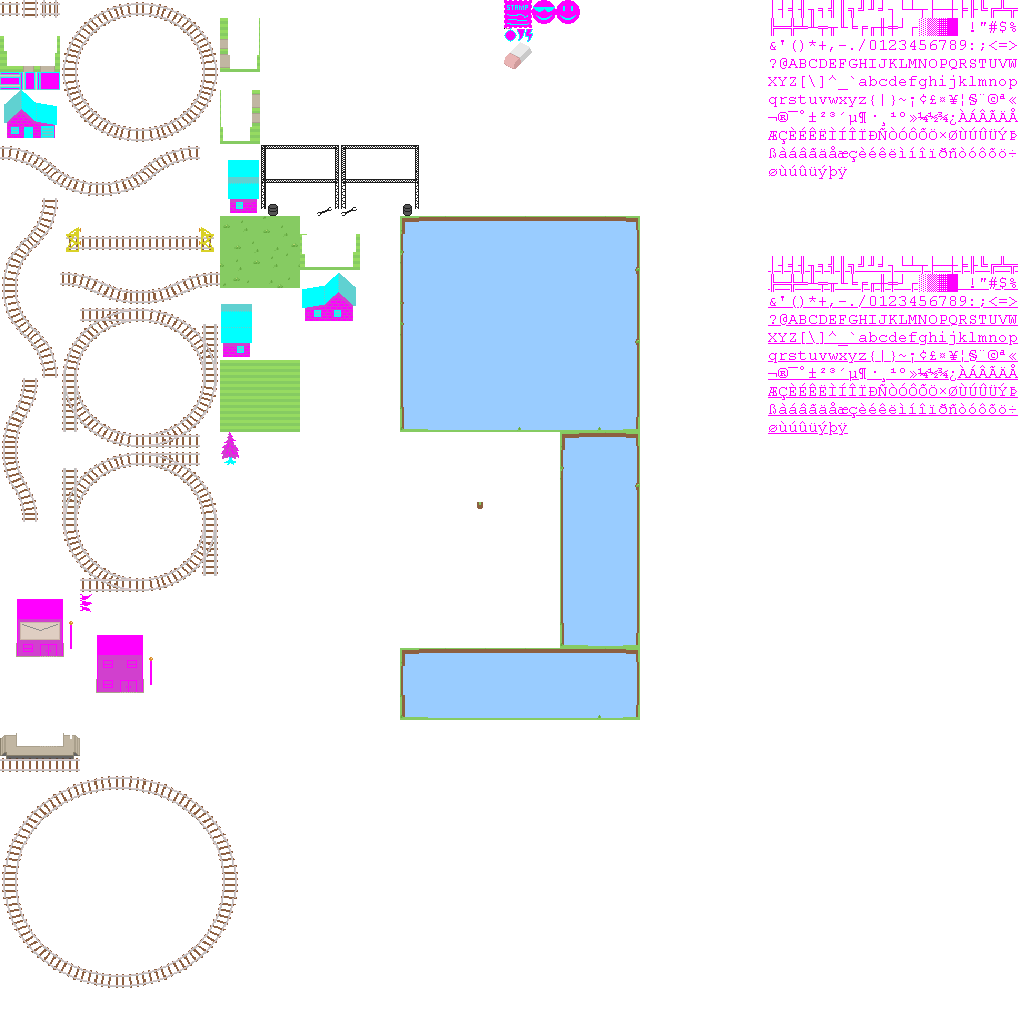
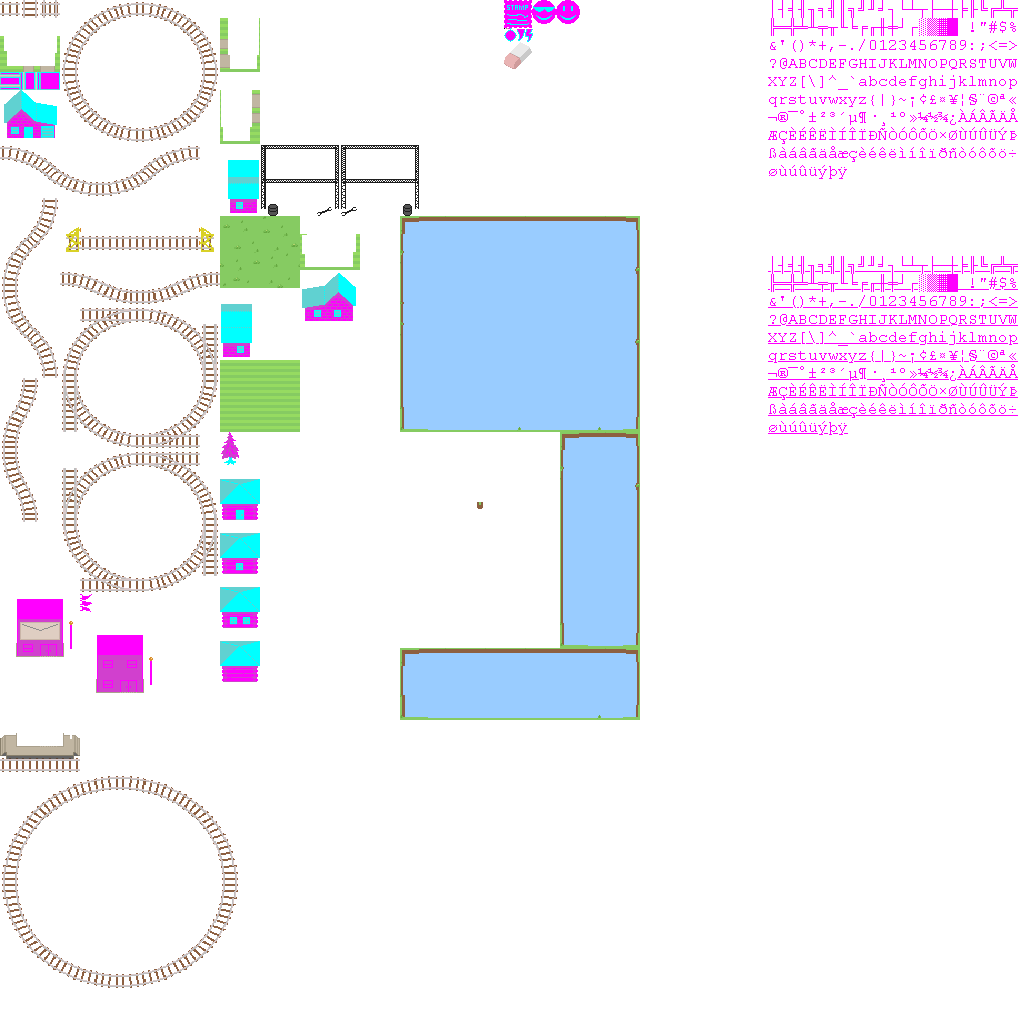
Comparing the layer stacks of the two 1024x1024 images. Changes:
painted on "base.png copy" over box(220, 273, 356, 682)
